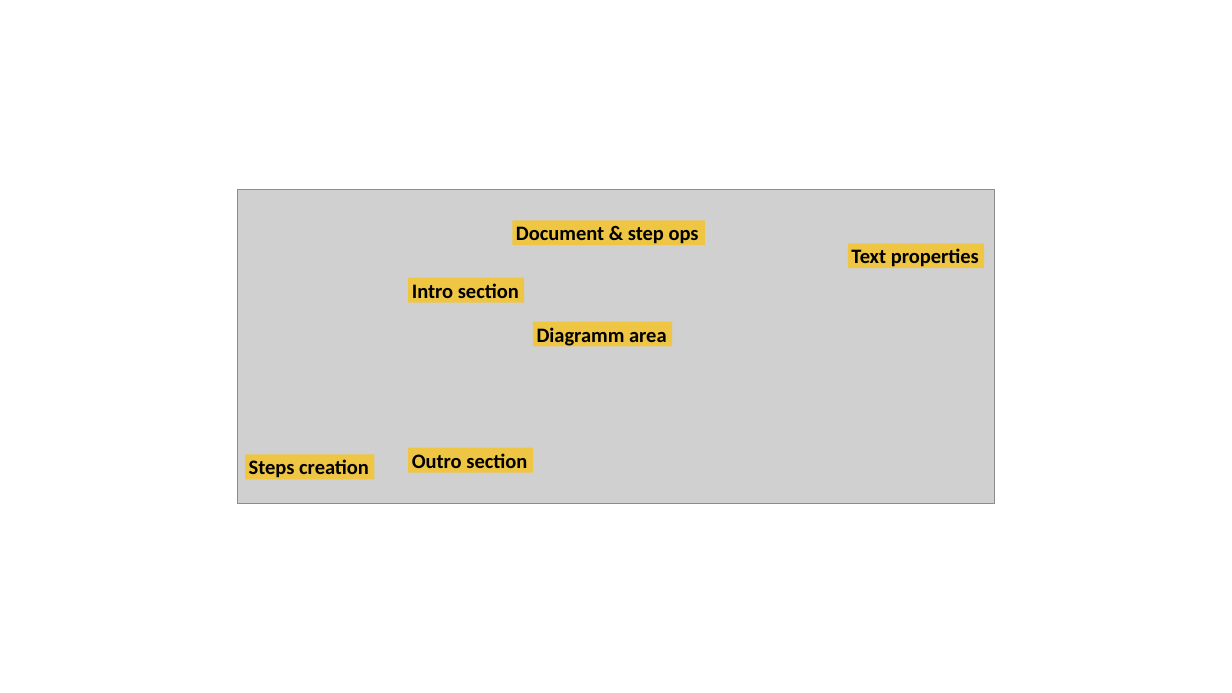
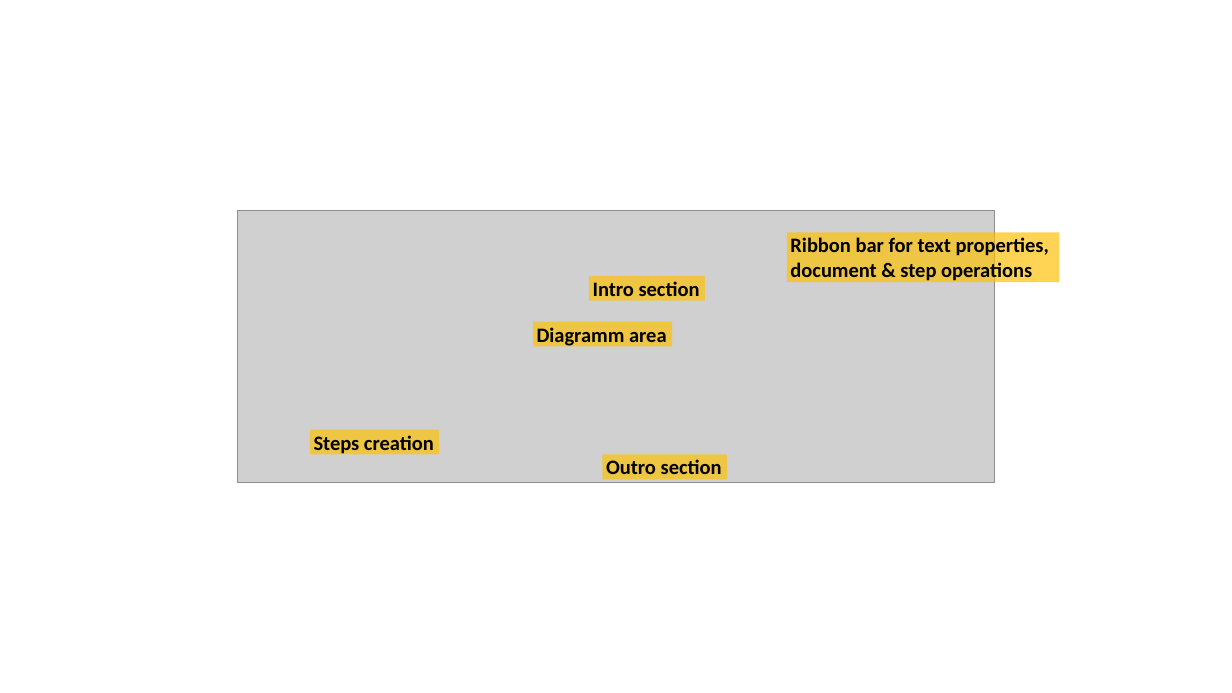
Before and after one commit to j-specman/specman, a slide deck: slide 18 of specifications/specman-layouts.pptx. Drawn at 1232x693 pixels with LibreOffice and Linux fonts; fonts in the diff are those of the drawing; grey boxes stand for pictures. Boxes give left, top, right and bottom in pixels: in the first picture for what was removed or moved away, otherwise in the second. Text is boxed around its words. In the diff, an @@ line names an element or a change of style, - is before the commit and + after.

```diff
--- a/specifications/specman-layouts.pptx
+++ b/specifications/specman-layouts.pptx
@@ picture: place and size @@
-picture at box(238, 189, 995, 504)
+picture at box(238, 211, 995, 483)
@@ rectangle removed at box(513, 220, 705, 245) @@
-Document & step ops
@@ rectangle "Ribbon bar for text properties,": place and size @@
-rectangle "Ribbon bar for text properties," at box(848, 243, 985, 268)
+rectangle "Ribbon bar for text properties," at box(787, 233, 1060, 283)
@@ text in rectangle at box(790, 237, 1049, 283): text changed @@
-Text properties
+Ribbon bar for text properties,
+document & step operations
@@ rectangle "Intro section": place and size @@
-rectangle "Intro section" at box(409, 278, 524, 303)
+rectangle "Intro section" at box(589, 276, 704, 301)
@@ rectangle "Steps creation": place and size @@
-rectangle "Steps creation" at box(245, 455, 374, 480)
+rectangle "Steps creation" at box(310, 430, 439, 455)
@@ rectangle "Outro section": place and size @@
-rectangle "Outro section" at box(409, 448, 533, 473)
+rectangle "Outro section" at box(603, 455, 727, 480)
```
Also in this commit, not shown: 2 other slides changed, 19 other files.
